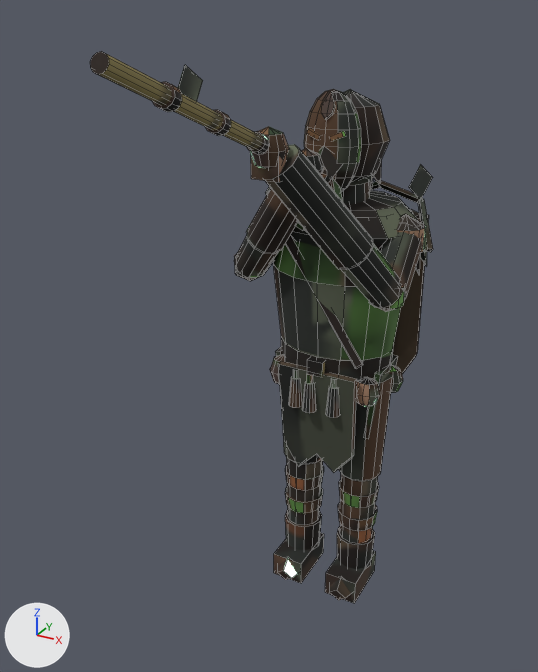
The Blender file assets/models/src/grove_poisoner.blend as it was, and as the next commit left it.
Camera for both pictures: a camera (50 mm lens) standing at (0.82, -1.92, 1.8) and looking at (-0.04, -0.36, 1.01). The axes (+X, +Y, +Z) are drawn at lower left. The lights are the same throughout. The picture after the commit comes second. Mesh edges are drawn as thin lines.

Objects in the first picture: 'GrovePoisonerMesh'.
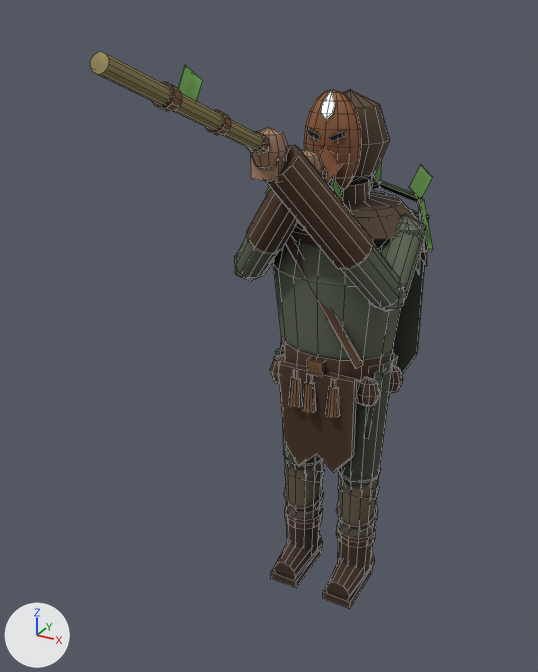
Diff of the bpy script that builds the scene:
```diff
--- a/assets/models/src/grove_poisoner.blend.py
+++ b/assets/models/src/grove_poisoner.blend.py
@@ me_grovepoisonermesh @@
 # used by ob_grovepoisonermesh; location = (0.0, 0.0, 0.0)
-me_grovepoisonermesh.from_pydata(...)  # 1774 vertices, 1426 faces; spans x -0.29..0.27, y -1.06..0.24, z -0.01..1.74
+me_grovepoisonermesh.from_pydata(...)  # 1914 vertices, 1558 faces; spans x -0.29..0.27, y -1.06..0.24, z 0.0..1.74
+# me_grovepoisonermesh part 1: a new loose piece, a box spanning x -0.148..-0.049, y -0.148..0.049, z 0.0..0.028, in mat_grovepoisonermesh_baked
+# me_grovepoisonermesh part 2: a new loose piece, a 12-sided cylinder along z spanning x -0.16..-0.04, y -0.06..0.06, z 0.05..0.19, in mat_grovepoisonermesh_baked
+# me_grovepoisonermesh part 3: a new loose piece, a 12-sided cylinder along z spanning x -0.164..-0.033, y -0.066..0.066, z 0.175..0.212, in mat_grovepoisonermesh_baked
+# me_grovepoisonermesh part 4: a new loose piece, a box spanning x 0.049..0.148, y -0.148..0.049, z 0.0..0.028, in mat_grovepoisonermesh_baked
+# me_grovepoisonermesh part 5: a new loose piece, a 12-sided cylinder along z spanning x 0.04..0.16, y -0.06..0.06, z 0.05..0.19, in mat_grovepoisonermesh_baked
+# me_grovepoisonermesh part 6: a new loose piece, a 12-sided cylinder along z spanning x 0.033..0.164, y -0.066..0.066, z 0.175..0.212, in mat_grovepoisonermesh_baked
+# me_grovepoisonermesh part 7: the loose piece of 8 vertices spanning x -0.15..-0.05, y -0.12..0.06, z 0.0..0.08 is rebuilt with 24 vertices and now spans x -0.16..-0.04, y -0.14..0.05, z 0.0..0.12
+# me_grovepoisonermesh part 8: the loose piece of 8 vertices spanning x 0.05..0.15, y -0.12..0.06, z 0.0..0.08 is rebuilt with 24 vertices and now spans x 0.04..0.16, y -0.14..0.05, z 0.0..0.12
+# me_grovepoisonermesh part 9: the loose piece of 24 vertices spanning x 0.03..0.16, y -0.06..0.06, z 0.07..0.18 is deleted
+# me_grovepoisonermesh part 10: the loose piece of 24 vertices spanning x -0.16..-0.03, y -0.06..0.06, z 0.07..0.18 is deleted
+# me_grovepoisonermesh part 11: the loose piece of 8 vertices spanning x -0.15..-0.05, y -0.15..-0.08, z -0.01..0.09 is deleted
+# me_grovepoisonermesh part 12: the loose piece of 8 vertices spanning x 0.05..0.15, y -0.15..-0.08, z -0.01..0.09 is deleted
+# me_grovepoisonermesh part 13: 86 vertices moved from x -0.18..0.18, y -0.09..0.06, z 0.18..0.79 to x -0.18..0.18, y -0.09..0.06, z 0.19..0.85; 80 vertices removed from x -0.17..0.17, y -0.07..0.09, z 0.24..0.79; 140 vertices added at x -0.17..0.17, y -0.08..0.09, z 0.23..0.85
+# me_grovepoisonermesh part 14: 1299 kept faces spanning x -0.29..0.27, y -1.06..0.24, z 0.19..1.74 get new texture (UV) coordinates
 me_grovepoisonermesh.materials.append(mat_grovepoisonermesh_baked)
```

Changed parts and their boxes (x1, y1, x2, y2) in the pictures (538 x 672 px; the box of a moved part takes in the faces that stretch with it):
'GrovePoisonerMesh', reshaped: before (90, 51, 433, 603); after (90, 51, 433, 609)
part 1 of me_grovepoisonermesh, added: after (271, 549, 321, 588)
part 2 of me_grovepoisonermesh, added: after (286, 522, 320, 554)
part 3 of me_grovepoisonermesh, added: after (285, 505, 323, 530)
part 4 of me_grovepoisonermesh, added: after (323, 568, 372, 609)
part 5 of me_grovepoisonermesh, added (brown): after (338, 539, 373, 573)
part 6 of me_grovepoisonermesh, added: after (336, 520, 376, 548)
part 7 of me_grovepoisonermesh, rebuilt: before (274, 533, 324, 583); after (274, 535, 323, 579)
part 8 of me_grovepoisonermesh, rebuilt: before (325, 551, 376, 603); after (326, 553, 375, 599)
part 9 of me_grovepoisonermesh, deleted: before (337, 527, 375, 569)
part 10 of me_grovepoisonermesh, deleted: before (285, 510, 322, 550)
part 11 of me_grovepoisonermesh, deleted: before (277, 557, 297, 580)
part 12 of me_grovepoisonermesh, deleted: before (329, 576, 351, 600)
part 13 of me_grovepoisonermesh, moved or reshaped: before (283, 374, 393, 544); after (283, 353, 394, 538)
part 14 of me_grovepoisonermesh, surface changed: (90, 51, 433, 538) in both
